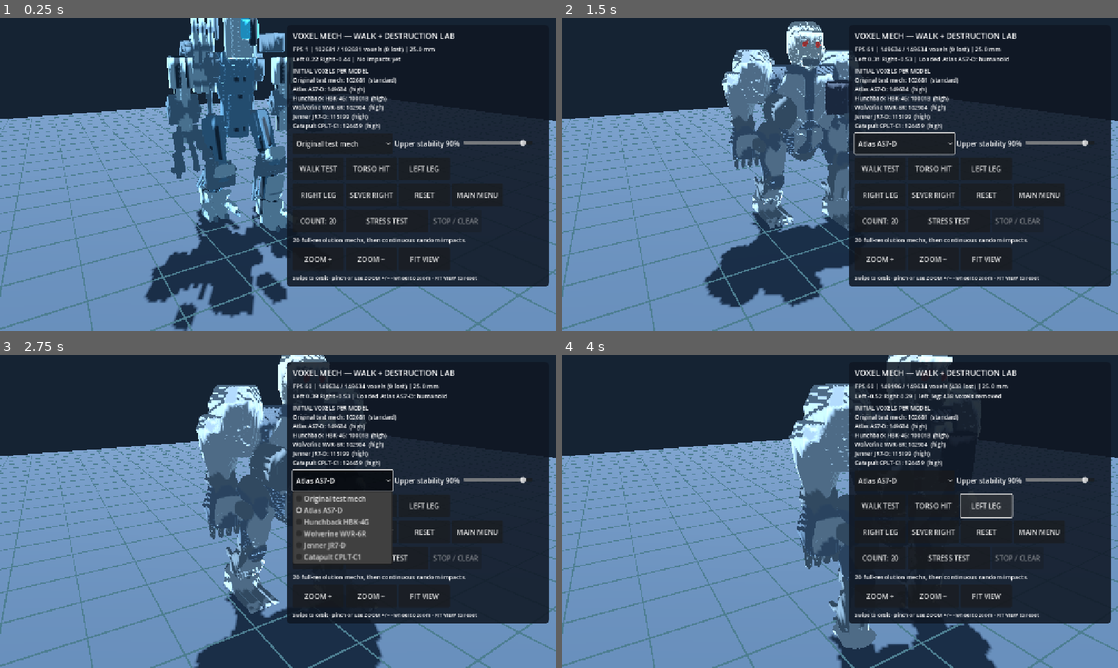
Above: before the commit, frames 1-4 (two rows, left to right).
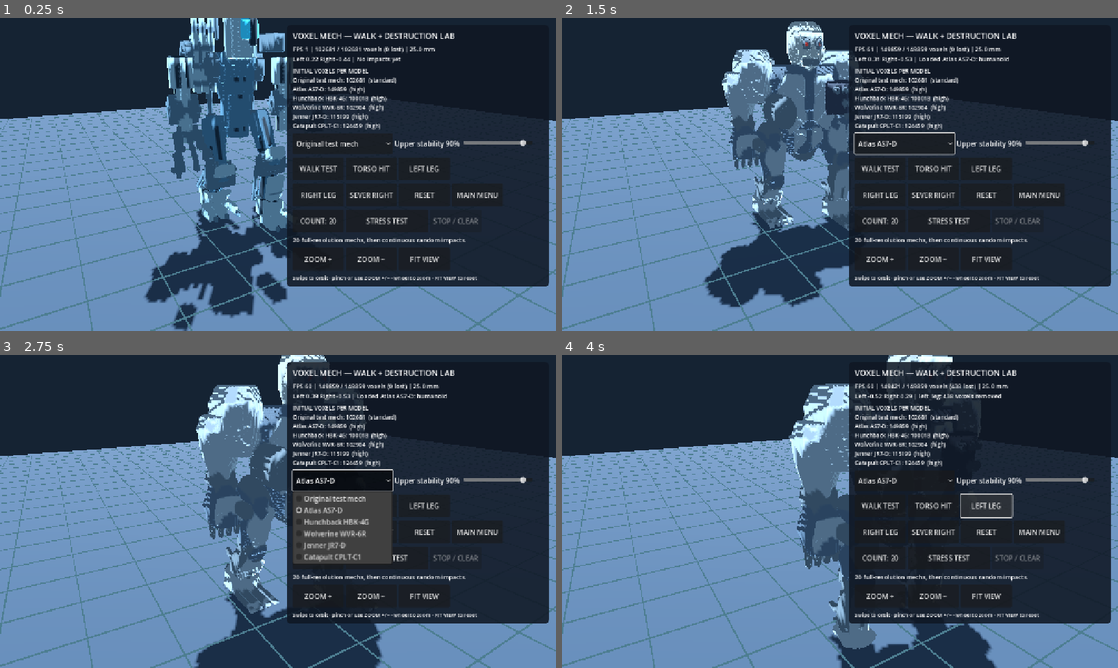
Above: after the commit, the same moments.

Repository: drag0nblad3/BtechMobile
Game: Godot game, scene res://scenes/voxel_mech_lab.tscn
The game is run twice, just before and just after one commit, with the same random seed, the same clock (stepped at 60 frames per second) and the same inputs. This scene is started directly instead of the project's main scene.
Inputs:
- Up to frame 1 (0.25 s): no input
- Up to frame 2 (1.5 s): click "Original test mech" at 0.5 s; click "WALK TEST" at 1.25 s
- Up to frame 3 (2.75 s): click "Atlas AS7-D" at 2 s
- Up to frame 4 (4 s): click "TORSO HIT" at 2.75 s; click "LEFT LEG" at 3.5 s

The runs differ from the first frame. In frame 1, less than 0.1% of the frame differs, in the area x 60-63%, y 22-24%; in frame 2, 0.2%, in the area x 40-66%, y 5-35%; in frame 3, less than 0.1%; in frame 4, less than 0.1%.

Commit message:
Author physically hollow triangulated cannon and missile rims, recessed eye sockets, and meter-scale colored mesh surfaces

Diff:
--- a/src/view/units/atlas_source_mesh.gd
+++ b/src/view/units/atlas_source_mesh.gd
@@ -140,6 +140,38 @@
 		_tri(tris, vback, ba, bb)
 		_tri(tris, aa, ab, bb)
 		_tri(tris, aa, bb, ba)
+	out.append({"name": name, "material": material,
+			"phase": phase, "tris": tris})
+
+
+## A genuine WATERTIGHT annular triangle mesh, not a solid cylinder
+## with a painted black muzzle. The centre never acquires any voxels.
+static func _hollow_tube(out: Array[Dictionary], name: String,
+		cx: float, cy: float, zfront: float, zback: float,
+		radius: float, bore: float, material: int,
+		phase: int = 0) -> void:
+	var tris := PackedVector3Array()
+	var sides := 20
+	for i in sides:
+		var a := float(i) * TAU / float(sides)
+		var b := float(i + 1) * TAU / float(sides)
+		var oa := Vector2(cos(a), sin(a)) * radius
+		var ob := Vector2(cos(b), sin(b)) * radius
+		var ia := Vector2(cos(a), sin(a)) * bore
+		var ib := Vector2(cos(b), sin(b)) * bore
+		var pfa := Vector3(cx + oa.x, cy + oa.y, zfront)
+		var pfb := Vector3(cx + ob.x, cy + ob.y, zfront)
+		var pia := Vector3(cx + ia.x, cy + ia.y, zfront)
+		var pib := Vector3(cx + ib.x, cy + ib.y, zfront)
+		var pba := Vector3(cx + oa.x, cy + oa.y, zback)
+		var pbb := Vector3(cx + ob.x, cy + ob.y, zback)
+		var pbi := Vector3(cx + ia.x, cy + ia.y, zback)
+		var pbj := Vector3(cx + ib.x, cy + ib.y, zback)
+		for quad in [[pfa, pfb, pbb, pba],
+				[pia, pbi, pbj, pib], [pfa, pia, pib, pfb],
+				[pba, pbb, pbj, pbi]]:
+			_tri(tris, quad[0], quad[1], quad[2])
+			_tri(tris, quad[0], quad[2], quad[3])
 	out.append({"name": name, "material": material,
 			"phase": phase, "tris": tris})
 
@@ -220,8 +252,10 @@
 	for x in [-1.65, 1.55]:
 		_round_tube(out, "recessed-eye-socket", x, 9.2,
 				-8.6, -6.0, 0.95, 1, 1)
+		_hollow_tube(out, "raised-socket-bezel", x, 9.2,
+				-8.5, -7.6, 1.02, 0.57, 8, 2)
 		_round_tube(out, "inset-red-eye", x, 9.25,
-				-7.6, -6.5, 0.55, 7, 2)
+				-7.9, -7.6, 0.47, 7, 2)
 	for x in [-2.8, 2.4]:
 		_plate(out, "skull-cheek", [
 			Vector3(x - 0.7, 7.6, -7.5), Vector3(x - 0.3, 8.8, -8.0),
@@ -237,10 +271,10 @@
 		Vector3(2.3, 6.6, -7.3), Vector3(2.0, 5.7, -7.5)
 	], 0.8, 8)
 	# Torso-mounted AC/20 right, not a fake second gun attached to fist.
-	_round_tube(out, "ac20-coaxial-housing", 8.4, -1.9,
-			-10.7, -4.0, 2.8, 8)
-	_round_tube(out, "ac20-bore", 8.4, -1.9,
-			-10.9, -2.9, 1.10, 1, 1)
+	_hollow_tube(out, "ac20-real-bored-barrel", 8.4, -1.9,
+			-10.7, -4.0, 2.8, 1.12, 8)
+	_round_tube(out, "ac20-through-bore", 8.4, -1.9,
+			-10.9, -2.9, 1.12, 1, 1)
 	# The left flank contains the AS7-D five-opening LRM grouping.
 	_loft(out, "lrm-shoulder-housing", [
 		_ring(-3.3, 3.5, -8.2, -4.4, -7.8),
@@ -250,8 +284,10 @@
 		for y in [-1.3, 1.2]:
 			if x == -6.1 and y == -1.3:
 				continue
-			_round_tube(out, "lrm-port", x, y, -9.0,
-					-5.2, 0.55, 1, 1)
+			_hollow_tube(out, "lrm-port-metal-rim", x, y, -9.0,
+					-5.2, 0.70, 0.42, 8)
+			_round_tube(out, "lrm-port-csg-bore", x, y, -9.2,
+					-5.2, 0.43, 1, 1)
 			_round_tube(out, "lrm-rear", x, y, -5.55,
 					-5.3, 0.36, 3, 2)
 	# Rear reactor grilles and descending belt, each angled armor plate.
@@ -299,10 +335,10 @@
 	# In real artwork the right hand has a small laser fixture, but neither
 	# fist houses the enormous AC/20 already in the torso.
 	if right:
-		_round_tube(out, "right-fist-laser", -1.8, -10.0,
-				-7.0, -3.6, 1.15, 8)
+		_hollow_tube(out, "right-fist-laser", -1.8, -10.0,
+				-7.0, -3.6, 1.15, 0.43, 8)
 		_round_tube(out, "laser-bore", -1.8, -10.0,
-				-7.2, -3.0, 0.43, 1, 1)
+				-7.2, -3.0, 0.44, 1, 1)
 
 
 static func _thigh(out: Array[Dictionary]) -> void:
@@ -378,20 +414,27 @@
 	for entry: Dictionary in components:
 		if int(entry["phase"]) == 1:
 			continue
-		var vertices: PackedVector3Array = entry["tris"]
-		if vertices.is_empty():
+		var input_vertices: PackedVector3Array = entry["tris"]
+		if input_vertices.is_empty():
 			continue
+		var vertices := PackedVector3Array()
 		var normals := PackedVector3Array()
-		for i in range(0, vertices.size(), 3):
-			var a: Vector3 = vertices[i]
-			var b: Vector3 = vertices[i + 1]
-			var c: Vector3 = vertices[i + 2]
+		var colors := PackedColorArray()
+		var material_id: int = int(entry["material"])
+		var palette: Array[Color] = VoxelSilhouetteV3.palette("atlas")
+		for i in range(0, input_vertices.size(), 3):
+			var a: Vector3 = input_vertices[i] * VoxelPart.VOXEL_SIZE
+			var b: Vector3 = input_vertices[i + 1] * VoxelPart.VOXEL_SIZE
+			var c: Vector3 = input_vertices[i + 2] * VoxelPart.VOXEL_SIZE
 			var n := (b - a).cross(c - a).normalized()
-			for _j in 3:
+			for v in [a, b, c]:
+				vertices.append(v)
 				normals.append(n)
+				colors.append(palette[material_id])
 		var arrays: Array = []
 		arrays.resize(Mesh.ARRAY_MAX)
 		arrays[Mesh.ARRAY_VERTEX] = vertices
 		arrays[Mesh.ARRAY_NORMAL] = normals
+		arrays[Mesh.ARRAY_COLOR] = colors
 		mesh.add_surface_from_arrays(Mesh.PRIMITIVE_TRIANGLES, arrays)
 	return mesh
